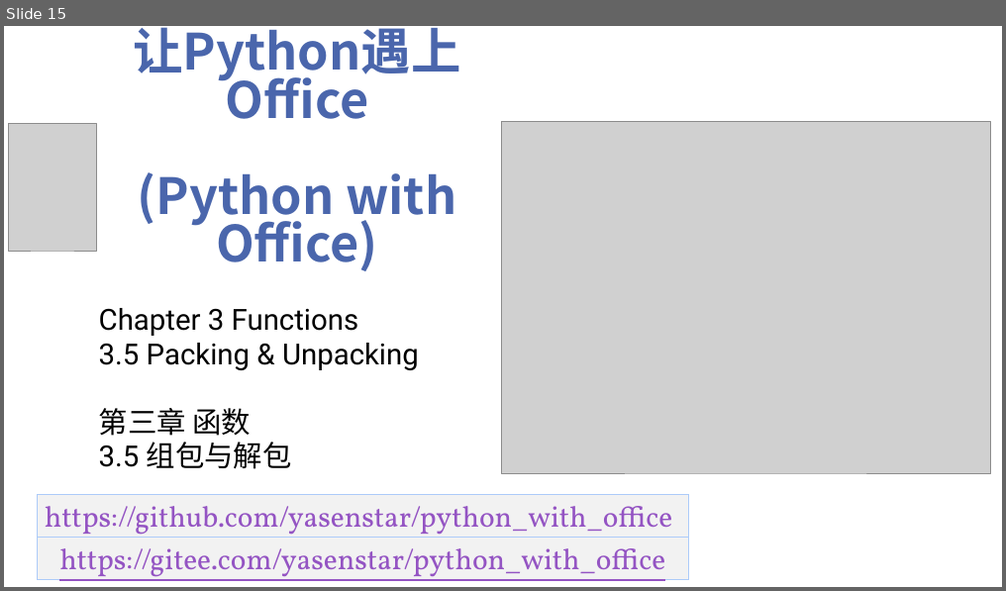
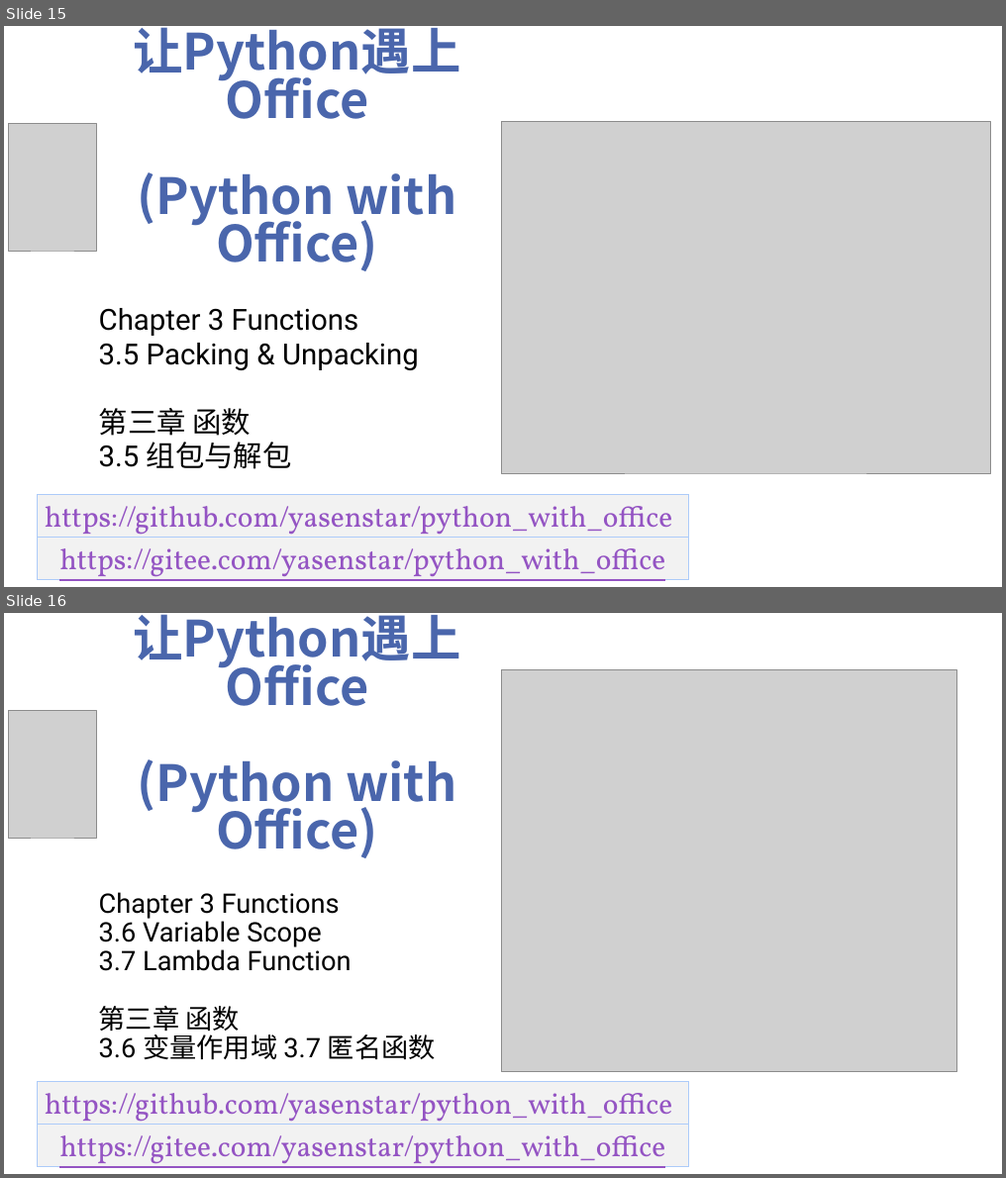
Before and after one commit to yasenstar/python_with_office, a slide deck: Video_Covers.pptx. Shown one above the other, each under a label of ours: slide 15 before the commit, slides 15 and 16 after it. The pictures are 1006x591 and 1006x1178 pixels, drawn with LibreOffice and Linux fonts; fonts in the diff are those of the drawing; grey boxes stand for pictures; background and template pictures are left out. Boxes give left, top, right and bottom in pixels: in the first picture for what was removed or moved away, otherwise in the second. Text is boxed around its words. In the diff, an @@ line names an element or a change of style, - is before the commit and + after.

```diff
--- a/Video_Covers.pptx
+++ b/Video_Covers.pptx
@@ slide 16 added at (4, 613, 1002, 1174), background picture (left out) @@
@@ title added at (133, 614, 460, 859), 48 pt, text #4A66AC, bold @@
+让Python遇上Office
+(Python with Office)
@@ picture added at (502, 669, 957, 1072) @@
@@ picture added at (9, 710, 96, 838) @@
@@ subtitle added at (99, 892, 436, 1060), 25.9 pt, text #000000 @@
+Chapter 3 Functions
+3.6 Variable Scope
+3.7 Lambda Function
+第三章 函数
+3.6 变量作用域 3.7 匿名函数
@@ rectangle added at (37, 1081, 688, 1124), fill #F2F2F2, outline #ACCBF9 0.75 pt, 28 pt, text #9454C3, underline @@
+https://github.com/yasenstar/python_with_office
@@ rectangle added at (37, 1124, 688, 1167), fill #F2F2F2, outline #ACCBF9 0.75 pt, 28 pt, text #9454C3, underline @@
+https://gitee.com/yasenstar/python_with_office
```
Also in this commit, not shown: 1 other slide added, 9 other files.
